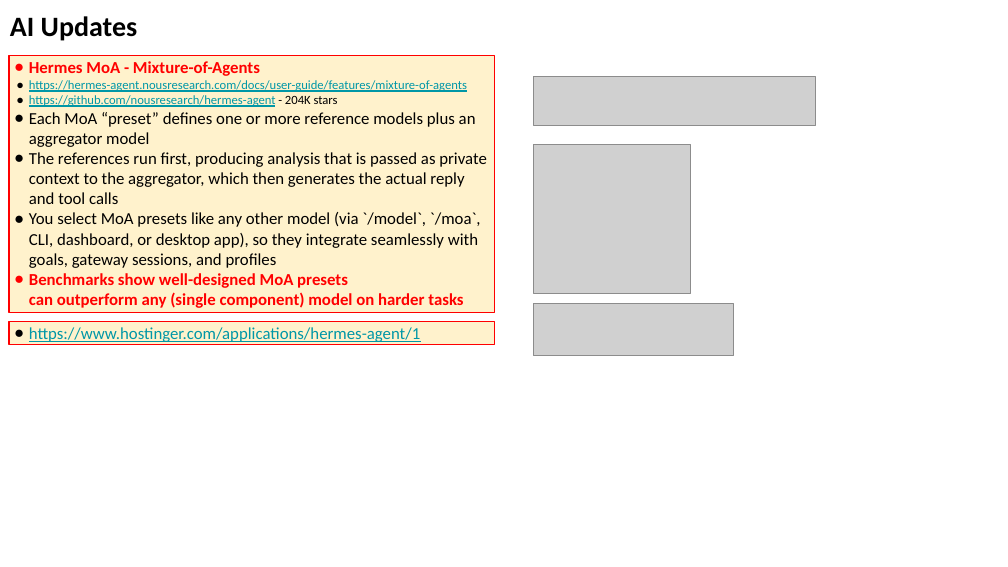
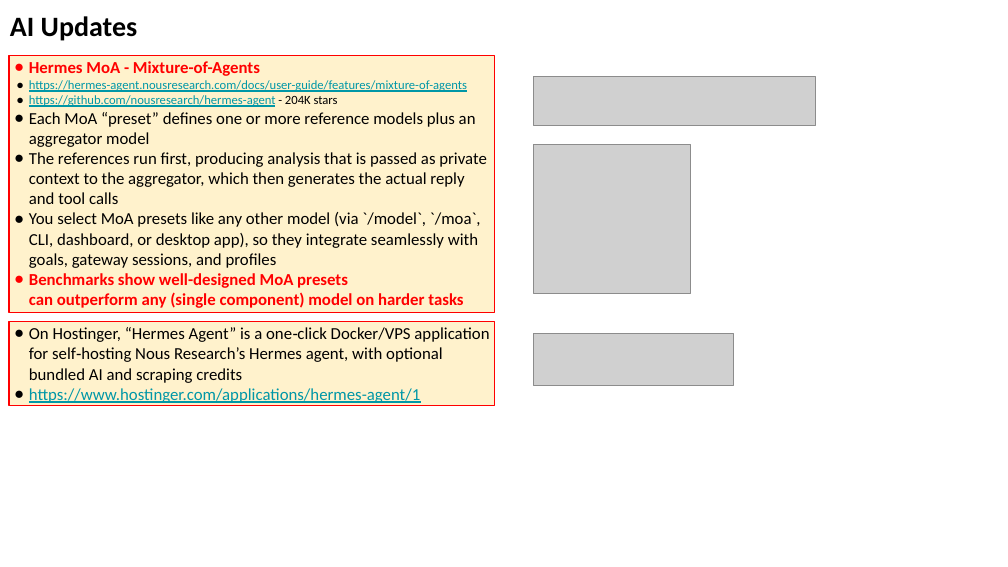
Before and after one commit to lselector/seminar, a slide deck: slide 6 of 2026/2026-07-03-AI-Updates.pptx (slide 5 before the commit). Drawn at 1008x567 pixels with LibreOffice and Linux fonts; fonts in the diff are those of the drawing; grey boxes stand for pictures. Boxes give left, top, right and bottom in pixels: in the first picture for what was removed or moved away, otherwise in the second. Text is boxed around its words. In the diff, an @@ line names an element or a change of style, - is before the commit and + after.

```diff
--- a/2026/2026-07-03-AI-Updates.pptx
+++ b/2026/2026-07-03-AI-Updates.pptx
@@ rectangle "On Hostinger, “Hermes Agent” is ..." resized from (x1=9, y1=322, x2=494, y2=344) to (x1=9, y1=322, x2=494, y2=405) @@
@@ text in rectangle at (x1=29, y1=327, x2=489, y2=383): paragraph added @@
+● On Hostinger, “Hermes Agent” is a one‑click Docker/VPS application for self‑hosting Nous Research’s Hermes agent, with optional bundled AI and scraping credits
@@ picture moved from (x1=533, y1=303, x2=733, y2=356) to (x1=533, y1=334, x2=733, y2=386) @@
```
Also in this commit, not shown: 17 other slides changed, 2 slides added.
